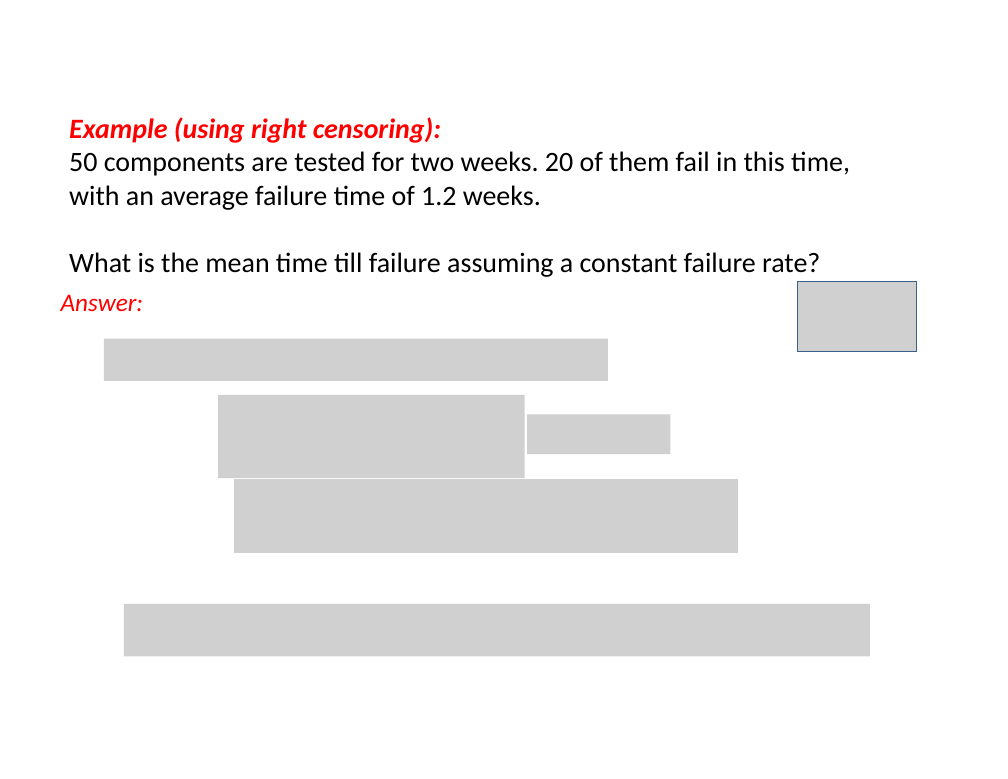
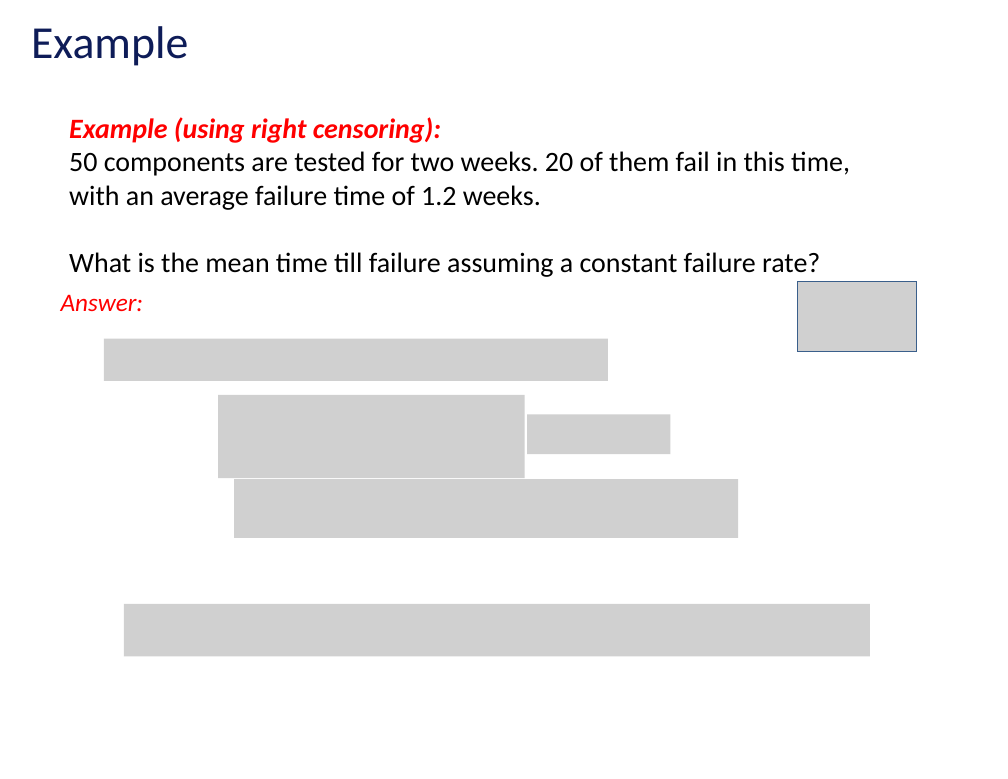
Before and after one commit to vu-resilient-distributed-systems/lectures-fall-2019, a slide deck: slide 39 of Module-3-reliability/02_02-reliabilityConcepts-2.pptx (slide 36 before the commit). Drawn at 1008x779 pixels with LibreOffice and Linux fonts; fonts in the diff are those of the drawing; grey boxes stand for pictures; background and template pictures are left out. Boxes give left, top, right and bottom in pixels: in the first picture for what was removed or moved away, otherwise in the second. Text is boxed around its words. In the diff, an @@ line names an element or a change of style, - is before the commit and + after.

```diff
--- a/Module-3-reliability/02_02-reliabilityConcepts-2.pptx
+++ b/Module-3-reliability/02_02-reliabilityConcepts-2.pptx
@@ text added at (x1=31, y1=26, x2=188, y2=66), 36 pt, text #0E1C58 @@
+Example
@@ picture resized from (x1=234, y1=479, x2=738, y2=553) to (x1=234, y1=479, x2=738, y2=538) @@
```
Also in this commit, not shown: 7 other slides changed, 4 slides added, 1 slide removed.
